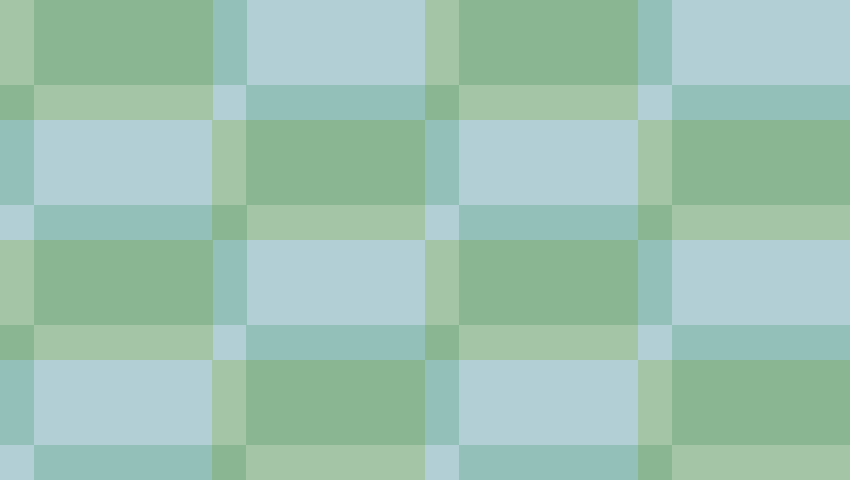
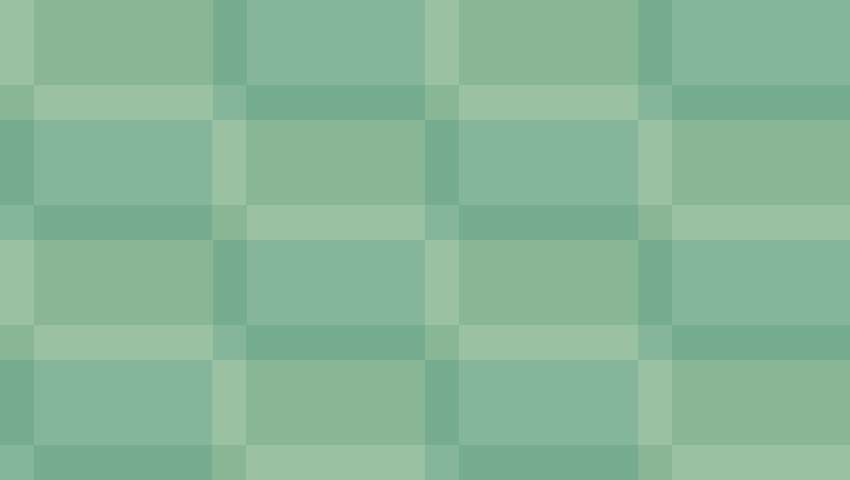
Two versions of the same layered image (850px x 480px). Layer-by-layer changes:
added layer "fondo" (2nd of 2) above "Fondo" over (0, 0, 850, 480)
